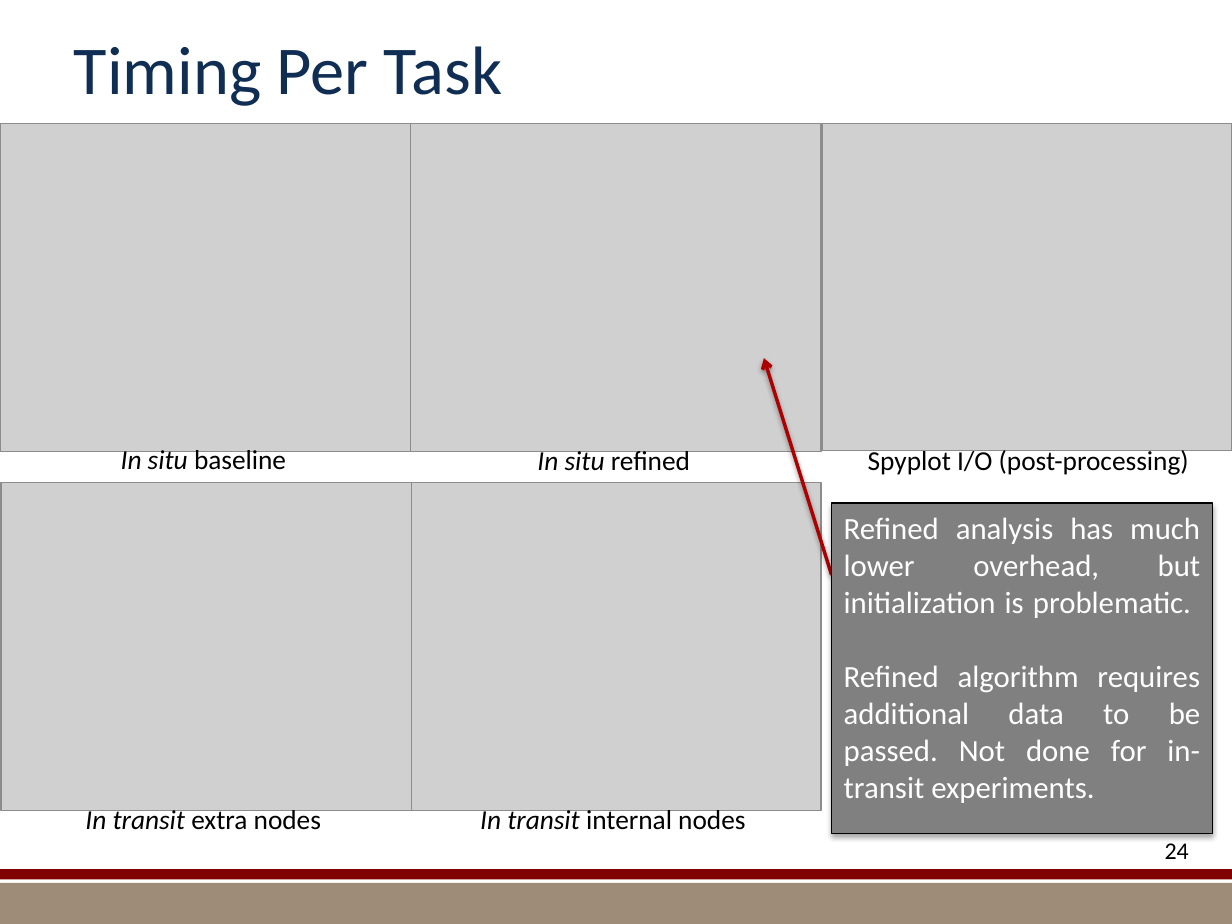
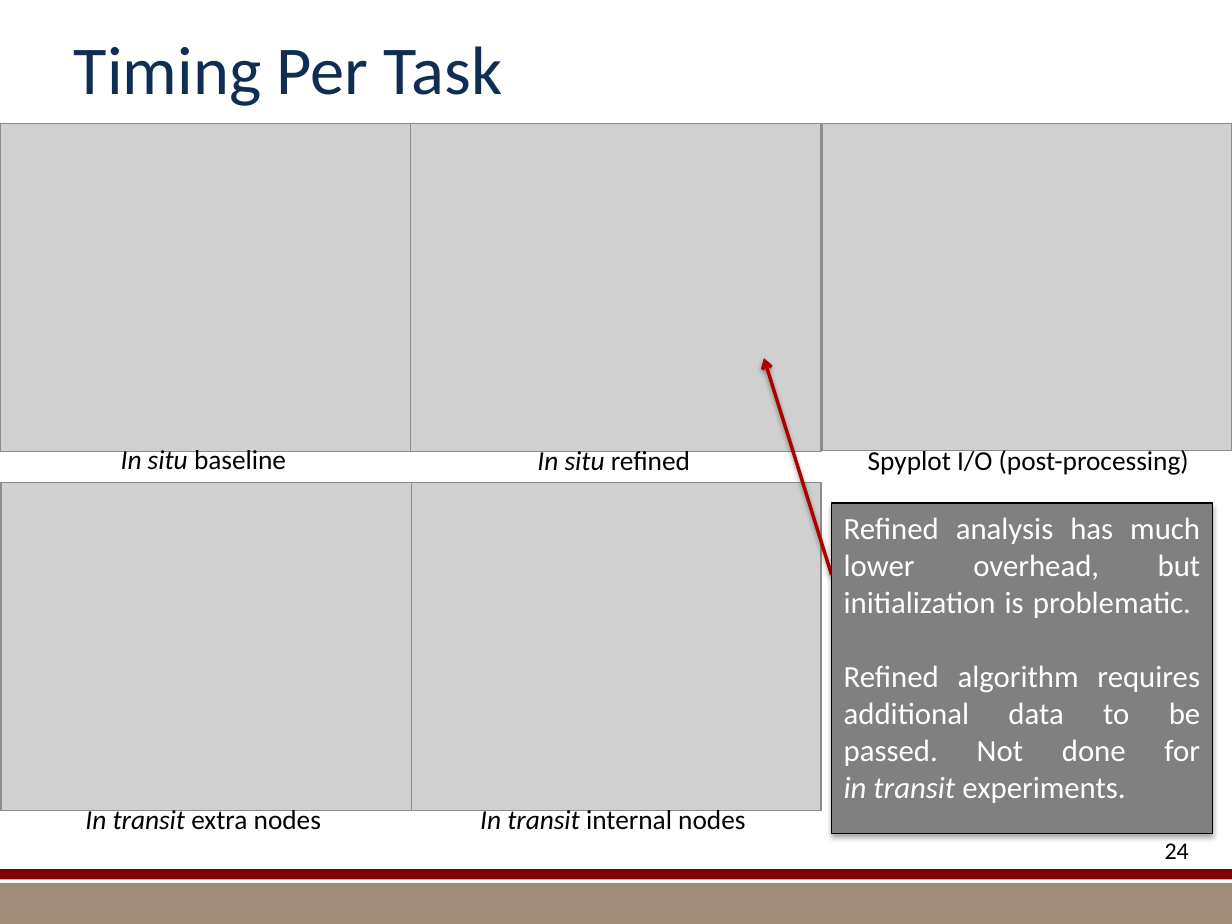
Before and after one commit to kmorel-papers/MilestoneFY13, a slide deck: slide 24 of Summary/SummarySlides.pptx. Drawn at 1232x924 pixels with LibreOffice and Linux fonts; fonts in the diff are those of the drawing; grey boxes stand for pictures; background and template pictures are left out. Boxes give left, top, right and bottom in pixels: in the first picture for what was removed or moved away, otherwise in the second. Text is boxed around its words. In the diff, an @@ line names an element or a change of style, - is before the commit and + after.

Commit message:
Make use of in situ and in transit words consistent.
In all cases they are not hyphenated and italicized.

```diff
--- a/Summary/SummarySlides.pptx
+++ b/Summary/SummarySlides.pptx
@@ text in rectangle at (x1=844, y1=665, x2=1200, y2=803): text changed @@
-Refined algorithm requires additional data to be passed. Not done for in-transit experiments.
+Refined algorithm requires additional data to be passed. Not done for in transit experiments.
```
Also in this commit, not shown: 12 other slides changed.
